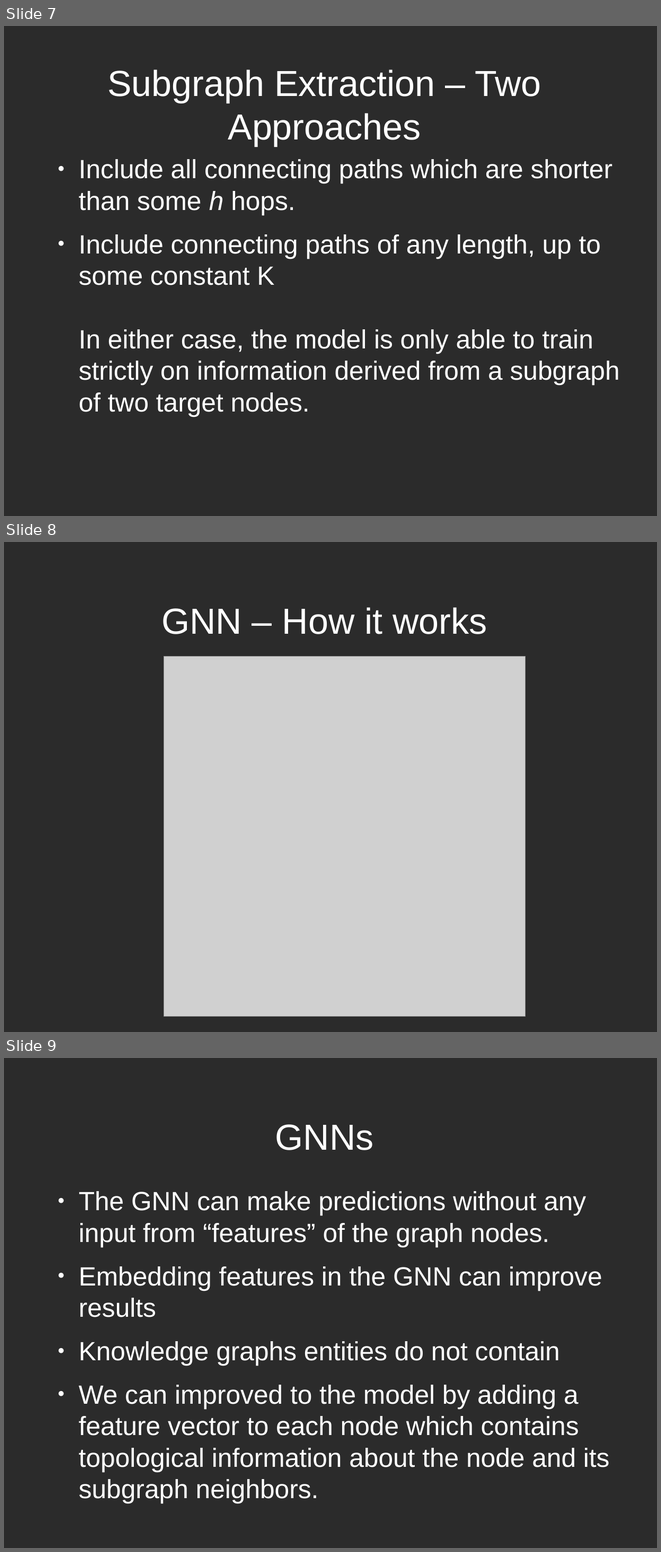
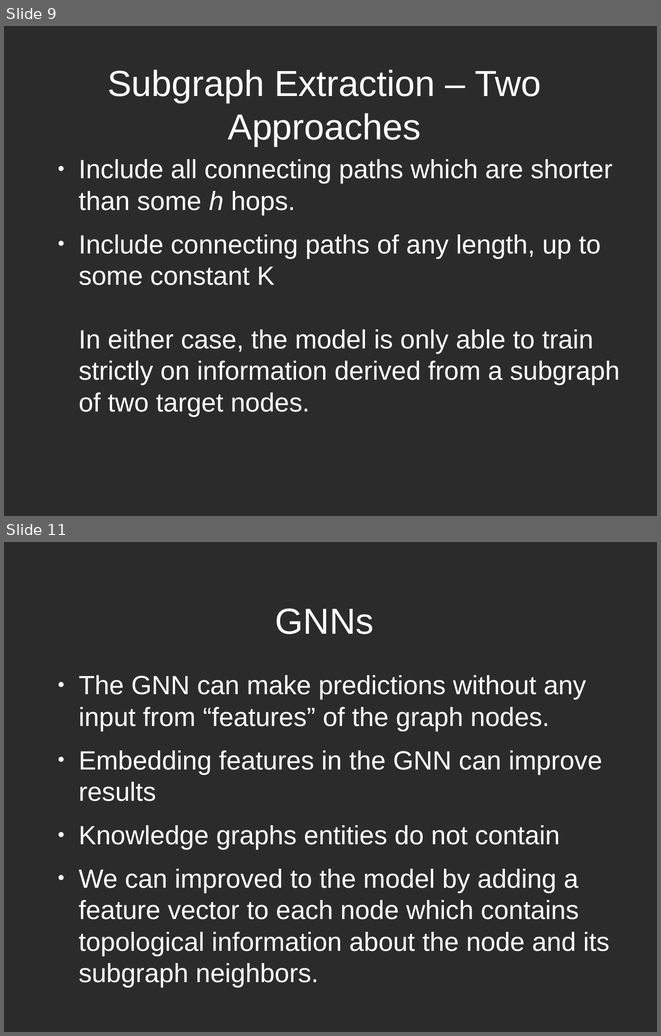
Before and after one commit to jaemuzzin/plagnn, a slide deck: presentation final.odp. Shown one above the other, each under a label of ours: slides 7, 8 and 9 before the commit, slides 9 and 11 after it; the slides between them are not shown. The pictures are 661x1552 and 661x1036 pixels, drawn with LibreOffice and Linux fonts; fonts in the diff are those of the drawing; grey boxes stand for pictures; background and template pictures are left out; a plain dark background stands for a picture behind light text. Boxes give left, top, right and bottom in pixels: in the first picture for what was removed or moved away, otherwise in the second. Text is boxed around its words. In the diff, an @@ line names an element or a change of style, - is before the commit and + after.

```diff
--- a/presentation final.odp
+++ b/presentation final.odp
@@ slide 8 removed at (4,542,657,1032), background picture (left out) @@
@@ title removed at (161,607,487,634) @@
-GNN – How it works
@@ picture removed at (164,656,526,1016) @@
@@ what was slide 7 is now slide 9 @@
@@ what was slide 9 is now slide 11 @@
```
Also in this commit, not shown: 1 slide changed, 6 slides added, 1 other file.
